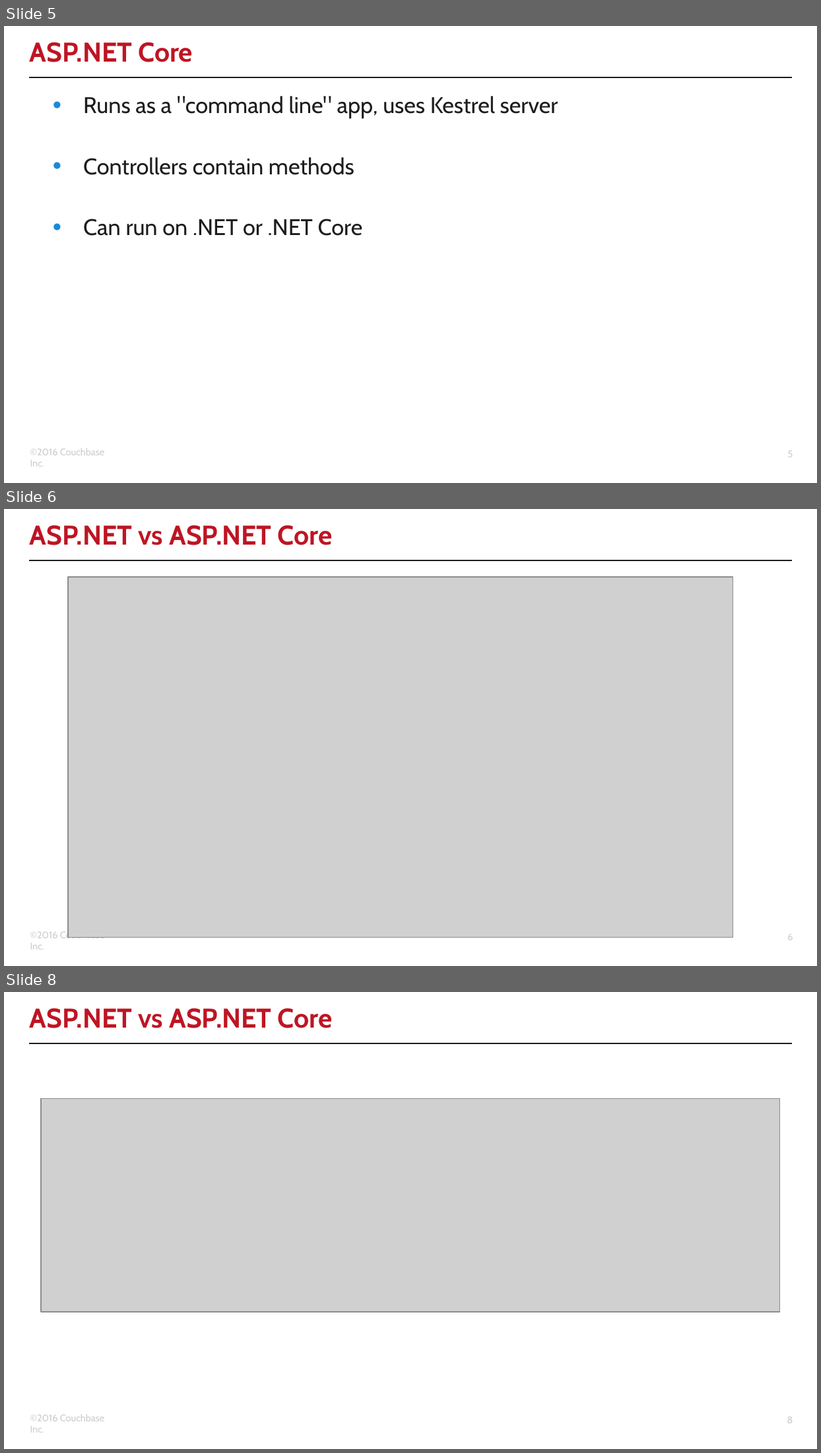
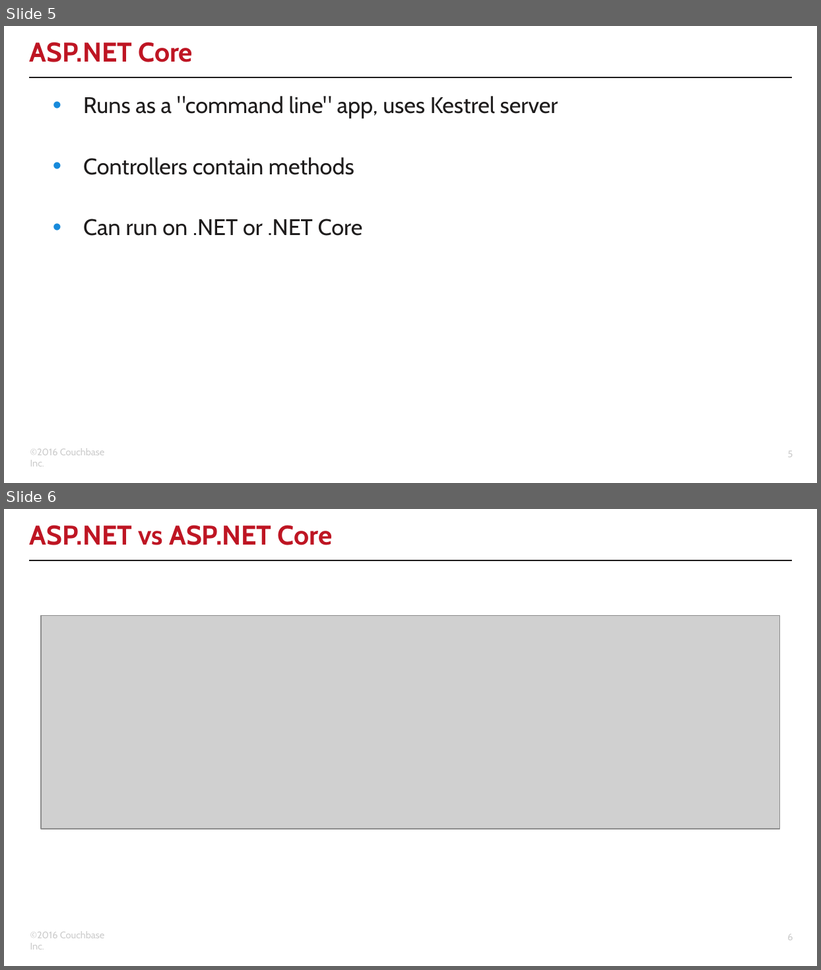
Before and after one commit to couchbaselabs/aspnet-nosql-workshop, a slide deck: 03/03.pptx. Shown one above the other, each under a label of ours: slides 5, 6 and 8 before the commit, slides 5 and 6 after it; the slides between them are not shown. The pictures are 821x1453 and 821x970 pixels, drawn with LibreOffice and Linux fonts; fonts in the diff are those of the drawing; grey boxes stand for pictures; background and template pictures are left out. Boxes give left, top, right and bottom in pixels: in the first picture for what was removed or moved away, otherwise in the second. Text is boxed around its words. In the diff, an @@ line names an element or a change of style, - is before the commit and + after.

Commit message:
updated part 3 of workshop - updated couchbase sdk - dropped clusterhelper - updated core to use DI extension - updated slides, reprinted PDF

```diff
--- a/03/03.pptx
+++ b/03/03.pptx
@@ slide 6 removed at <box>4,509,817,966</box>, background #FFFFFF; not listed: 3 template elements that a slide beside it also shows @@
@@ title removed at <box>30,525,333,545</box> @@
-ASP.NET vs ASP.NET Core
@@ picture removed at <box>68,577,733,937</box> @@
@@ what was slide 8 is now slide 6 @@
```
Also in this commit, not shown: 1 slide changed, 1 slide added, 3 other slides removed, 10 other files.
